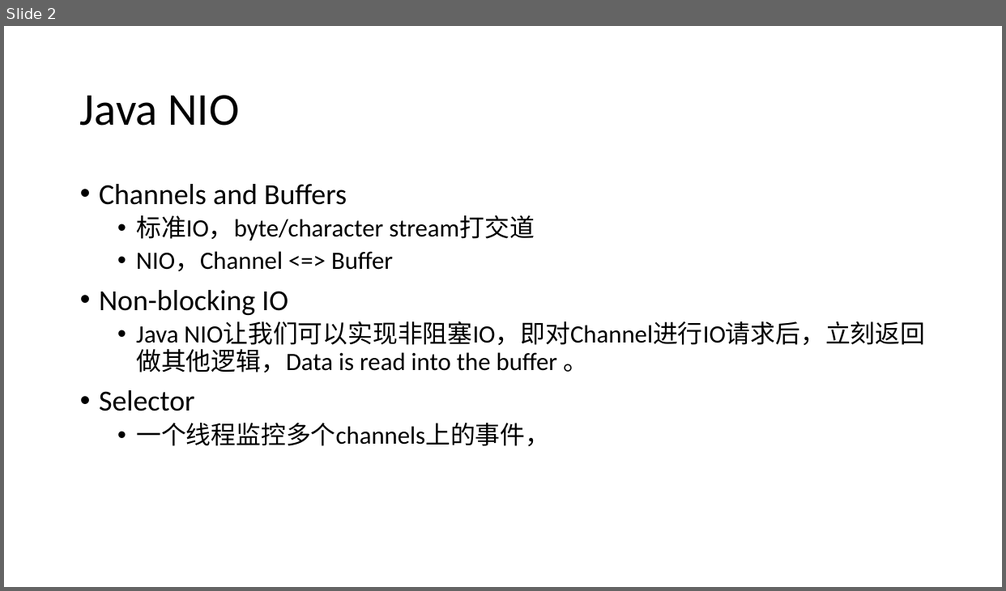
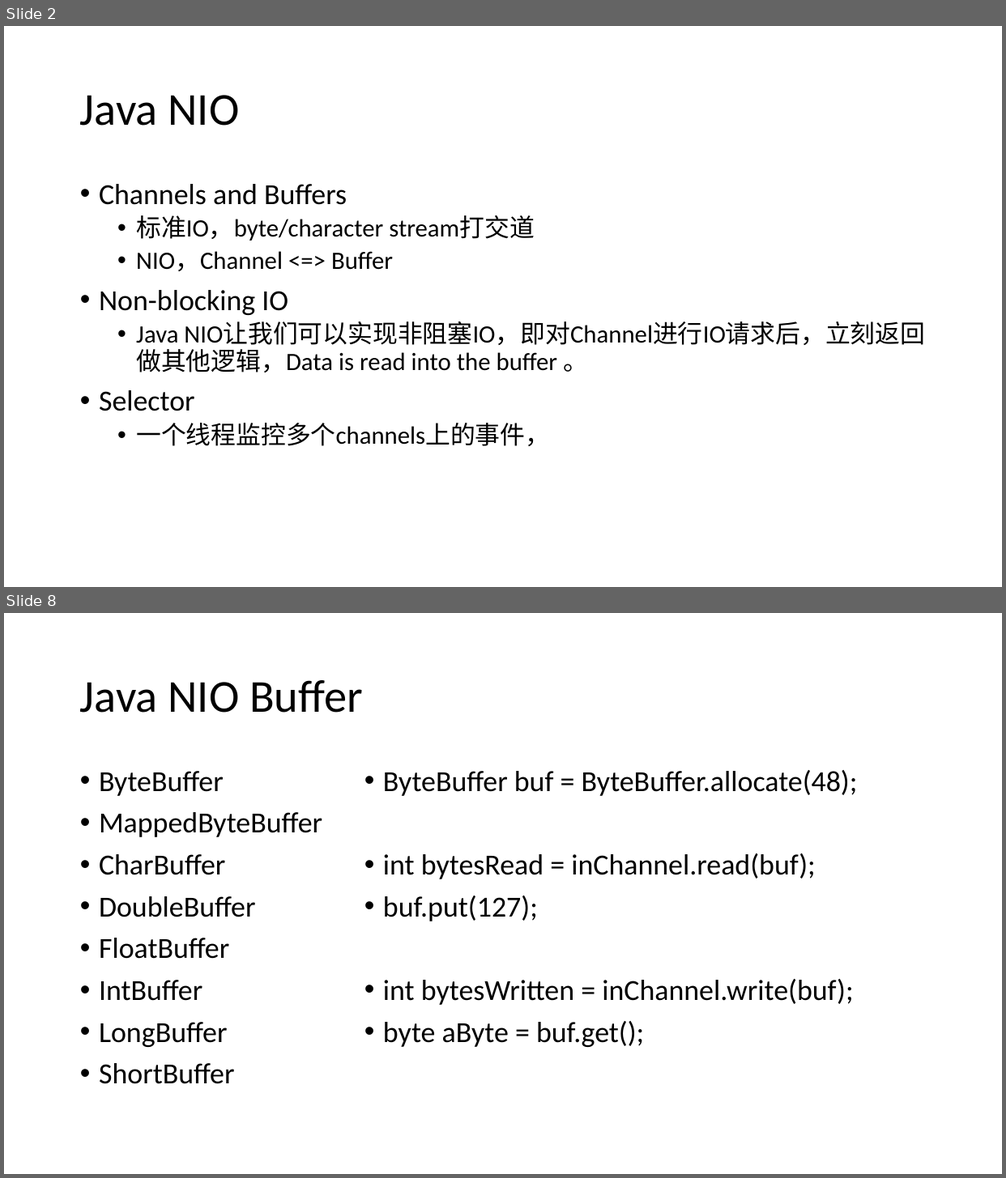
Before and after one commit to zy475459736/progress, a slide deck: io/IO.pptx. Shown one above the other, each under a label of ours: slide 2 before the commit, slides 2 and 8 after it; the slides between them are not shown. The pictures are 1006x591 and 1006x1178 pixels, drawn with LibreOffice and Linux fonts; fonts in the diff are those of the drawing. Boxes give left, top, right and bottom in pixels: in the first picture for what was removed or moved away, otherwise in the second. Text is boxed around its words. In the diff, an @@ line names an element or a change of style, - is before the commit and + after.

```diff
--- a/io/IO.pptx
+++ b/io/IO.pptx
@@ slide 8 added at [4, 613, 1002, 1174], background #FFFFFF @@
@@ title added at [80, 680, 363, 713], 44 pt, text #000000 @@
+Java NIO Buffer
@@ text added at [99, 771, 322, 1084], 28 pt, text #000000 @@
+• ByteBuffer
+• MappedByteBuffer
+• CharBuffer
+• DoubleBuffer
+• FloatBuffer
+• IntBuffer
+• LongBuffer
+• ShortBuffer
@@ text added at [383, 770, 858, 1047], 28 pt, text #000000 @@
+• ByteBuffer buf = ByteBuffer.allocate(48);
+• int bytesRead = inChannel.read(buf);
+• buf.put(127);
+• int bytesWritten = inChannel.write(buf);
+• byte aByte = buf.get();
```
Also in this commit, not shown: 9 other slides added, 2 slides removed.
